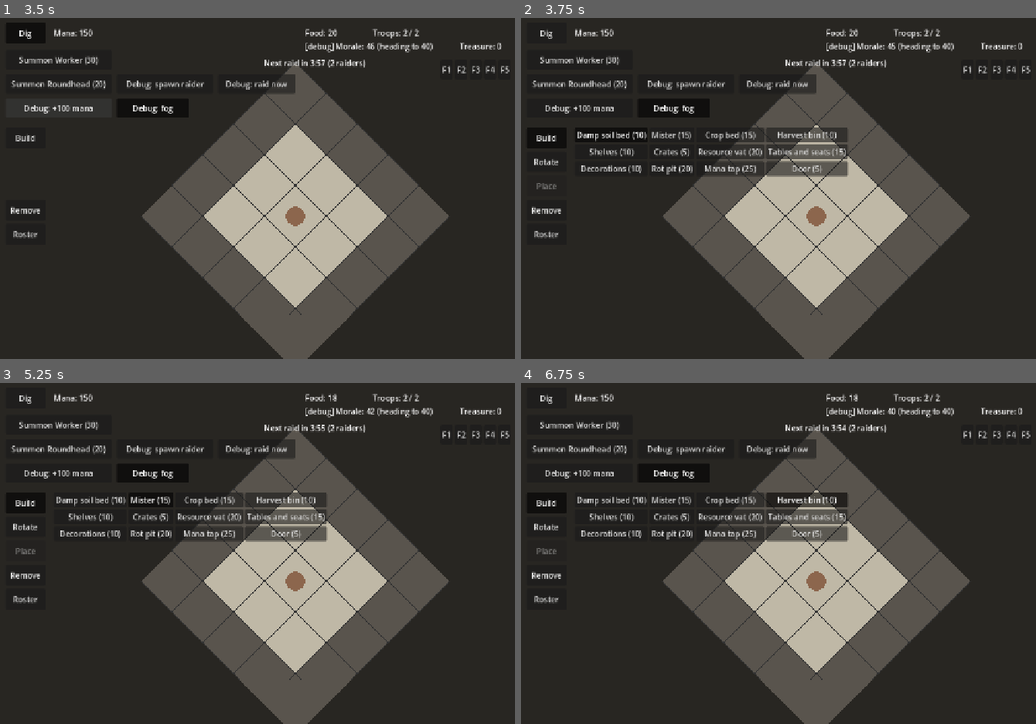
Above: before the commit, frames 1-4 (two rows, left to right).
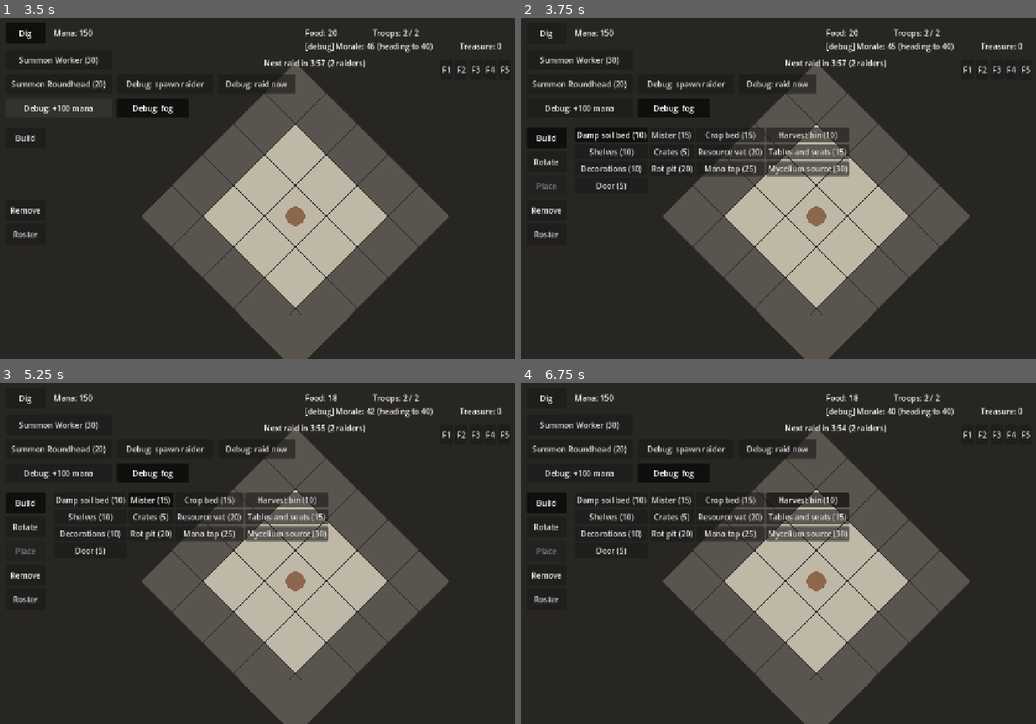
Above: after the commit, the same moments.

Repository: SirSizzle24/mazelord
Game: Godot game, scene res://Scenes/main.tscn
Two runs of this game, one before a commit and one after it. Both use one fixed random seed, a clock stepped at 60 frames per second and the inputs below.
Inputs:
- Up to frame 1 (3.5 s): click "Dig" at 0.5 s; click "Summon Worker (30)" at 1.25 s; click "Summon Roundhead (20)" at 2 s; click "Debug: +100 mana" at 2.75 s
- Up to frame 2 (3.75 s): click "Build" at 3.5 s
- Up to frame 3 (5.25 s): click "Damp soil bed (10)" at 4.25 s; click "Mister (15)" at 5 s
- Up to frame 4 (6.75 s): click "Crop bed (15)" at 5.75 s; click "Harvest bin (10)" at 6.5 s

Frame 1 is identical in both runs. In frame 2, 0.5% of the frame differs, in the area x 14-64%, y 32-51%; in frame 3, 0.5%; in frame 4, 0.6%.

Commit message:
Injuries: death timer, mycelium healing, workers rescue the injured

Diff:
--- a/scripts/dungeon.gd
+++ b/scripts/dungeon.gd
@@ -32,6 +32,7 @@
 	"rot_pit": {"name": "Rot pit", "size": Vector2i(2, 2), "cost": 20, "color": Color(0.30, 0.35, 0.20)},
 	"mana_tap": {"name": "Mana tap", "size": Vector2i(1, 1), "cost": 25, "color": Color(0.55, 0.85, 1.0),
 		"needs_deposit": true},
+	"mycelium_source": {"name": "Mycelium source", "size": Vector2i(1, 1), "cost": 30, "color": Color(0.70, 0.55, 0.85)},
 	"door": {"name": "Door", "size": Vector2i(1, 1), "cost": 5, "color": Color(0.50, 0.30, 0.15), "blocks": false},
 }
 
--- a/scripts/grid.gd
+++ b/scripts/grid.gd
@@ -47,6 +47,10 @@
 const RAIDER_LAYER := 2
 const DOOR_HEALTH := 60.0
 
+const MYCELIUM_COLOR := Color(0.70, 0.55, 0.85, 0.45)  # drawn over the floor, see-through
+const MYCELIUM_SPREAD_TIME := 1.5  # seconds for each source to spread onto one more tile
+const MYCELIUM_RADIUS := 4.0  # how far mycelium spreads from its source, in tiles
+
 const BUILD_TIME := 2.0  # seconds of work to build a furnishing
 const SOLID_AT := 0.5  # fraction built at which a blocking furnishing starts blocking movement
 
@@ -60,6 +64,8 @@
 var claimed: Dictionary = {}  # job tile -> the worker doing it, so two workers don't take the same job
 var deposits: Dictionary = {}  # mana deposit tiles (used as a set)
 var lairs: Dictionary = {}  # monster lair tiles (used as a set)
+var mycelium: Dictionary = {}  # floor tiles covered in mycelium (used as a set); heals fungi
+var mycelium_timer := 0.0
 var edge_exits: Array[Vector2i] = []  # where tunnels lead off toward the map edge; raiders enter here
 var items: Dictionary = {}  # tile -> an item lying there: {"kind", "lore_index"}
 var starting_room: Array[Vector2i] = []  # the pre-dug room's tiles; the fog keeps it lit
@@ -312,7 +318,12 @@
 	return cave
 
 
-func _process(_delta: float) -> void:
+func _process(delta: float) -> void:
+	mycelium_timer += delta
+	if mycelium_timer >= MYCELIUM_SPREAD_TIME:
+		mycelium_timer -= MYCELIUM_SPREAD_TIME
+		_spread_mycelium()
+
 	# Rebuild at most once per frame, so dragging across many tiles costs one rebuild.
 	# Wait until the navigation server has synced its map at least once (iteration 0 means
 	# not yet); a mesh handed over before then is lost, which broke the starting room.
@@ -353,6 +364,59 @@
 	if marked.erase(tile):
 		queue_redraw()
 		marks_changed.emit()
+
+
+## True if this tile is covered in mycelium.
+func has_mycelium(tile: Vector2i) -> bool:
+	return mycelium.has(tile)
+
+
+## Each finished mycelium source spreads onto one more floor tile: the closest open tile to it that
+## touches mycelium already, out to MYCELIUM_RADIUS. So it grows outward from the source.
+func _spread_mycelium() -> void:
+	for furnishing in furnishings:
+		if furnishing["id"] != "mycelium_source" or not furnishing["built"]:
+			continue
+		var source: Vector2i = furnishing["origin"]
+		var best: Vector2i = NO_TILE
+		var best_distance := INF
+		var reach := ceili(MYCELIUM_RADIUS)
+		for dx in range(-reach, reach + 1):
+			for dy in range(-reach, reach + 1):
+				var tile := source + Vector2i(dx, dy)
+				var distance := Vector2(dx, dy).length()
+				if distance > MYCELIUM_RADIUS or distance >= best_distance:
+					continue
+				if not is_floor(tile) or mycelium.has(tile) or not _touches_mycelium(tile, source):
+					continue
+				best = tile
+				best_distance = distance
+		if best != NO_TILE:
+			mycelium[best] = true
+			queue_redraw()
+
+
+func _touches_mycelium(tile: Vector2i, source: Vector2i) -> bool:
+	for offset in NEIGHBORS:
+		var next: Vector2i = tile + offset
+		if next == source or mycelium.has(next):
+			return true
+	return false
+
+
+## The closest mycelium tile to a point that isn't under a blocking furnishing, or NO_TILE.
+## Rescuers carry injured troops here.
+func nearest_free_mycelium(from: Vector2) -> Vector2i:
+	var best: Vector2i = NO_TILE
+	var best_distance := INF
+	for tile in mycelium:
+		if occupied.has(tile) and occupied[tile]["blocks"]:
+			continue
+		var distance := from.distance_to(tile_to_screen(tile))
+		if distance < best_distance:
+			best = tile
+			best_distance = distance
+	return best
 
 
 ## True if a finished door stands on this tile. Doors divide rooms.
@@ -589,6 +653,10 @@
 			outline.append(shape[0])  # back to the first corner to close the shape
 			draw_polyline(outline, LINE_COLOR, 1.0)
 
+	# Mycelium over the floor.
+	for tile in mycelium:
+		draw_colored_polygon(diamond(tile), MYCELIUM_COLOR)
+
 	# Furnishings on top of the floor: see-through until built, solid once built.
 	for furnishing in furnishings:
 		var color: Color = furnishing["color"]
--- a/scripts/job_dispatcher.gd
+++ b/scripts/job_dispatcher.gd
@@ -8,6 +8,9 @@
 ## at most this share of the other worker's distance. The margin stops two nearly equal workers
 ## from swapping a job back and forth ("hysteresis": demand a clear advantage before switching).
 const TAKEOVER_MARGIN := 0.75
+## Rescues come before all other work: a life is on the clock. Taken off a rescue's distance, so
+## any rescue is "closer" than any other job.
+const RESCUE_PRIORITY := 100000.0
 
 @export var grid: Node2D
 @export var fog: Node2D
@@ -44,6 +47,22 @@
 	return jobs
 
 
+## A rescue job for every injured troop that isn't on mycelium and has nobody coming for it,
+## as long as there's mycelium somewhere to carry it to.
+func _rescue_jobs() -> Array:
+	var jobs: Array = []
+	for unit in get_tree().get_nodes_in_group("units"):
+		var has_rescuer: bool = unit.rescuer != null and is_instance_valid(unit.rescuer)
+		if not unit.downed or has_rescuer or grid.has_mycelium(unit.get_tile()):
+			continue
+		var drop: Vector2i = grid.nearest_free_mycelium(unit.position)
+		if drop == grid.NO_TILE:
+			continue  # no mycelium anywhere
+		jobs.append({"kind": "rescue", "tile": unit.get_tile(), "furnishing": {}, "position": unit.position,
+			"patient": unit, "drop": drop, "carrying": false})
+	return jobs
+
+
 ## Jobs other workers are still walking to, which a closer free worker could take over.
 ## Each carries a "holder": the worker who has it now.
 func _takeover_jobs() -> Array:
@@ -70,7 +89,7 @@
 			idle.append(unit)
 	if idle.is_empty():
 		return
-	var jobs: Array = grid.open_jobs() + _haul_jobs() + _takeover_jobs()
+	var jobs: Array = grid.open_jobs() + _haul_jobs() + _takeover_jobs() + _rescue_jobs()
 
 	# Greedy matching: find the closest idle worker and open job anywhere, pair them, and repeat.
 	while not idle.is_empty() and not jobs.is_empty():
@@ -82,6 +101,8 @@
 				if worker.has_failed_to_reach(job):
 					continue
 				var distance: float = worker.position.distance_to(job["position"])
+				if job["kind"] == "rescue":
+					distance -= RESCUE_PRIORITY
 				if job.has("holder"):
 					var holder_distance: float = job["holder"].position.distance_to(job["position"])
 					if distance > holder_distance * TAKEOVER_MARGIN:
--- a/scripts/unit.gd
+++ b/scripts/unit.gd
@@ -1,12 +1,18 @@
 extends "res://scripts/fighter.gd"
 ## A troop: a colored circle that walks freely along a navigation path.
 ## Combat (health, attacking raiders in range, being downed) comes from fighter.gd.
+## Downed troops are injured: they die if the death timer runs out, unless they're on mycelium,
+## where they heal. Workers carry injured troops to mycelium (rescues come before other work).
 ## Workers dig marked rock and build blueprints. The job dispatcher hands out the work; a worker
 ## tells it when it's free.
 
 const SPEED := 200.0  # pixels per second
 const RADIUS := 20.0
 const DIG_TIME := 1.5  # seconds to dig one tile (build time lives on the grid)
+const DEATH_TIME := 60.0  # seconds an injured troop survives off mycelium
+const HEAL_TIME := 20.0  # seconds on mycelium for an injured troop to get back up
+const RECOVERED_HEALTH := 0.5  # share of full health it gets back up with
+const MYCELIUM_REGEN := 2.0  # health per second a hurt (but standing) fungus regains on mycelium
 
 @export var grid: Node2D
 @export var start_tile := Vector2i(30, 30)
@@ -27,6 +33,11 @@
 var job_progress := 0.0  # seconds spent digging the current tile (build progress lives on the furnishing)
 var unreachable: Dictionary = {}  # job tiles this worker couldn't reach; skipped until the map changes
 var unreachable_version := -1  # the grid's nav_version when unreachable was last cleared
+
+var death_time_left := 0.0  # while injured
+var heal_time := 0.0  # seconds spent healing on mycelium while injured
+var carried_by: Node2D = null  # the worker carrying this injured troop, or null
+var rescuer: Node2D = null  # the worker on its way to rescue it, or null
 
 
 ## Called by the dungeon before the unit enters the scene.
@@ -58,6 +69,13 @@
 		draw_string(ThemeDB.fallback_font, Vector2(-30, -RADIUS - 6.0), "%d-%d" % [flight, element],
 			HORIZONTAL_ALIGNMENT_CENTER, 60, 16, Color.WHITE)
 	_draw_combat(RADIUS)
+	if downed:
+		if grid.has_mycelium(get_tile()):
+			# Healing: a green ring fills up.
+			draw_arc(Vector2.ZERO, RADIUS + 6.0, -PI / 2.0, -PI / 2.0 + TAU * heal_time / HEAL_TIME, 32, Color(0.4, 0.95, 0.4), 3.0)
+		else:
+			# Dying: a red ring shrinks as time runs out.
+			draw_arc(Vector2.ZERO, RADIUS + 6.0, -PI / 2.0, -PI / 2.0 + TAU * death_time_left / DEATH_TIME, 32, Color(0.95, 0.25, 0.25), 3.0)
 	if not job.is_empty() and job["kind"] == "haul" and job["carrying"]:
 		# A carried item rides above the troop.
 		draw_circle(Vector2(0, -RADIUS - 8.0), 7.0, grid.ITEM_COLORS[job["item"]["kind"]])
@@ -69,7 +87,7 @@
 
 ## How far along the current job is, from 0 to 1. Hauling shows no ring.
 func _job_fraction() -> float:
-	if job.is_empty() or job["kind"] == "haul":
+	if job.is_empty() or job["kind"] == "haul" or job["kind"] == "rescue":
 		return 0.0
 	if job["kind"] == "build":
 		return job["furnishing"]["progress"] / grid.BUILD_TIME
@@ -117,7 +135,7 @@
 ## True if a closer free worker may take this worker's job: it's still walking there (no progress
 ## to lose), it isn't carrying anything, and the player didn't assign it directly ("manual").
 func can_be_taken_over() -> bool:
-	if job.is_empty() or path.is_empty() or job.get("manual", false):
+	if job.is_empty() or path.is_empty() or job.get("manual", false) or job["kind"] == "rescue":
 		return false
 	return not (job["kind"] == "haul" and job["carrying"])
 
@@ -173,11 +191,16 @@
 func _take_job(new_job: Dictionary) -> bool:
 	job = new_job
 	job_progress = 0.0
-	grid.claimed[job["tile"]] = self
-
-	# Hauling: walk onto the item's tile. Digging and building: work from the nearest side.
+	if job["kind"] == "rescue":
+		job["patient"].rescuer = self  # a rescue is claimed on the patient, not a tile
+	else:
+		grid.claimed[job["tile"]] = self
+
+	# Hauling: walk onto the item's tile. Rescuing: walk to the patient. Otherwise: the nearest side.
 	var reached: bool
-	if job["kind"] == "haul":
+	if job["kind"] == "rescue":
+		reached = _walk_to(job["patient"].position)
+	elif job["kind"] == "haul":
 		reached = _walk_to(grid.tile_to_screen(job["tile"]))
 	else:
 		reached = _walk_to_nearest(grid.work_spots(job))
@@ -196,6 +219,13 @@
 func _release_job() -> void:
 	if not job.is_empty() and job["kind"] == "haul" and job["carrying"]:
 		_put_down(job["item"])  # never lose an item: interrupted haulers put it down where they stand
+	if not job.is_empty() and job["kind"] == "rescue":
+		var patient: Node2D = job["patient"]
+		if is_instance_valid(patient):
+			if patient.carried_by == self:
+				patient.carried_by = null  # set the patient down here
+			if patient.rescuer == self:
+				patient.rescuer = null
 	if not job.is_empty() and grid.claimed.get(job["tile"]) == self:
 		grid.claimed.erase(job["tile"])
 	job = {}
@@ -254,6 +284,33 @@
 	dispatcher.request()
 
 
+## Called when a rescuer stops walking: either it just reached the patient, or it reached mycelium.
+func _rescue_step() -> void:
+	var patient: Node2D = job["patient"]
+	if not job["carrying"]:
+		patient.carried_by = self
+		job["carrying"] = true
+		if not _walk_to(grid.tile_to_screen(job["drop"])):
+			_release_job()  # can't get there; releasing sets the patient down here
+			dispatcher.request()
+		return
+	# At the mycelium: set the patient down to heal.
+	patient.carried_by = null
+	patient.position = position
+	job["carrying"] = false
+	_release_job()
+	queue_redraw()
+	dispatcher.request()
+
+
+## True if the current job still makes sense. Rescues check the patient; everything else asks the grid.
+func _job_still_exists() -> bool:
+	if job["kind"] == "rescue":
+		var patient: Node2D = job["patient"]
+		return is_instance_valid(patient) and patient.downed
+	return grid.job_still_exists(job)
+
+
 ## Puts an item on the floor here, or on the nearest free floor tile if this one already has one.
 func _put_down(item: Dictionary) -> void:
 	var here := get_tile()
@@ -277,20 +334,66 @@
 	return total
 
 
-## A downed troop drops what it's doing. Injuries and recovery come in a later draft.
+## A downed troop is injured: it drops what it's doing, and its death timer starts.
 func _on_downed() -> void:
 	_stop_working()
 	path = PackedVector2Array()
 	set_selected(false)
+	death_time_left = DEATH_TIME
+	heal_time = 0.0
+	dungeon.on_troop_injured()
+
+
+## Injured, each frame: carried along, healing on mycelium, or running out of time.
+func _process_injured(delta: float) -> void:
+	if carried_by != null:
+		if not is_instance_valid(carried_by):
+			carried_by = null
+		else:
+			position = carried_by.position + Vector2(0, -RADIUS)  # riding on the rescuer
+			return
+	if grid.has_mycelium(get_tile()):
+		heal_time += delta
+		if heal_time >= HEAL_TIME:
+			_recover()
+	else:
+		death_time_left -= delta
+		if death_time_left <= 0.0:
+			_die()
+			return
+	queue_redraw()  # the healing or dying ring changes every frame
+
+
+func _recover() -> void:
+	downed = false
+	health = max_health * RECOVERED_HEALTH
+	dungeon.on_troop_healed()
+	queue_redraw()
+	if can_dig:
+		dispatcher.request()
+
+
+func _die() -> void:
+	dungeon.on_troop_died(type_id, false)  # no troop has a name yet; fame comes later
+	remove_from_group("units")  # leaves the troop count, the roster and the dispatcher right away
+	queue_free()
 
 
 func _process(delta: float) -> void:
 	if downed:
+		_process_injured(delta)
 		return
 	_fight(delta)  # attacks any raider in range, even while walking
+	if health < max_health and grid.has_mycelium(get_tile()):
+		health = min(health + MYCELIUM_REGEN * delta, max_health)  # mycelium mends hurt fungi too
+		queue_redraw()
+
+	# A rescuer carries its patient along.
+	if not job.is_empty() and job["kind"] == "rescue" and job["carrying"] and is_instance_valid(job["patient"]):
+		job["patient"].position = position + Vector2(0, -RADIUS)
 
 	# The player may have cancelled this job (unmarked the rock or removed the blueprint).
-	if not job.is_empty() and not grid.job_still_exists(job):
+	if not job.is_empty() and not _job_still_exists():
 		_release_job()
 		path = PackedVector2Array()  # stop walking to it
 		queue_redraw()
@@ -310,6 +413,9 @@
 
 	if job["kind"] == "haul":
 		_haul_step()
+		return
+	if job["kind"] == "rescue":
+		_rescue_step()
 		return
 
 	queue_redraw()  # update the progress ring
